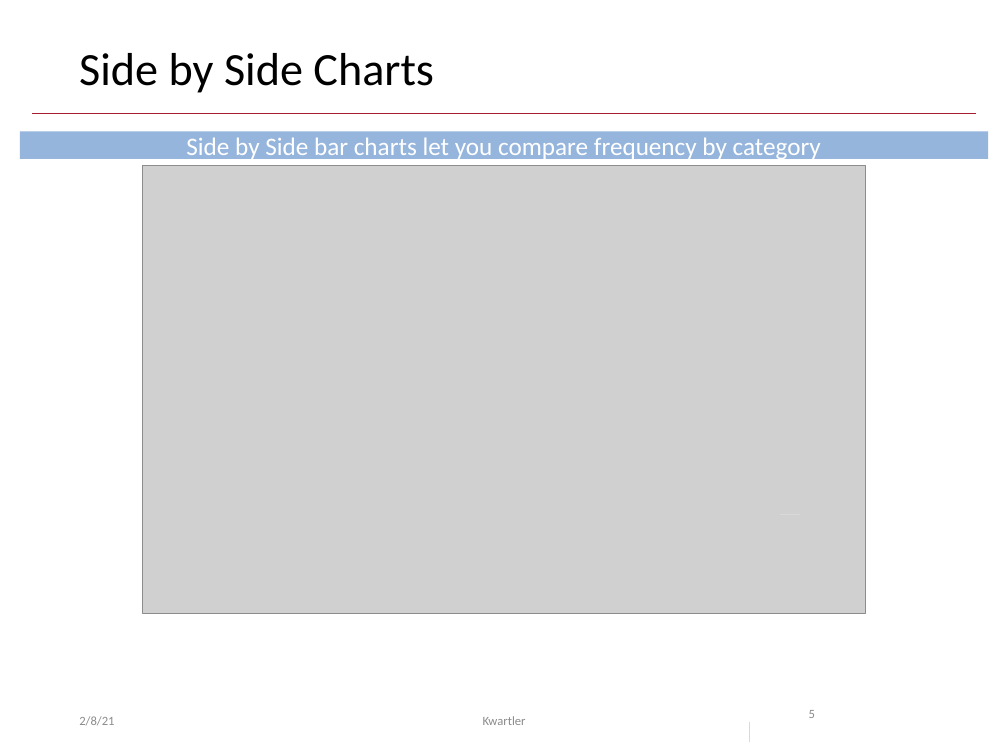
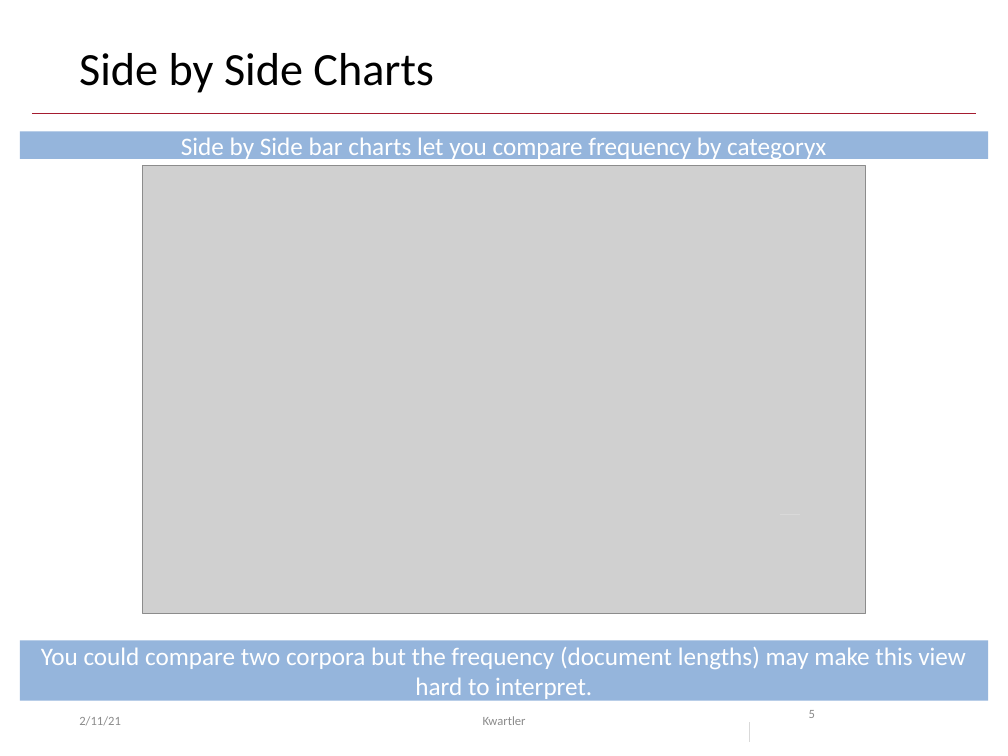
Before and after one commit to kwartler/Harvard_NLP_Student, a slide deck: slide 5 of lessons/C_PreProcessingTxt_BOW/Class3A_Freq_Assocs.pptx. Drawn at 1008x756 pixels with LibreOffice and Linux fonts; fonts in the diff are those of the drawing; grey boxes stand for pictures. Boxes give left, top, right and bottom in pixels: in the first picture for what was removed or moved away, otherwise in the second. Text is boxed around its words. In the diff, an @@ line names an element or a change of style, - is before the commit and + after.

```diff
--- a/lessons/C_PreProcessingTxt_BOW/Class3A_Freq_Assocs.pptx
+++ b/lessons/C_PreProcessingTxt_BOW/Class3A_Freq_Assocs.pptx
@@ text in rectangle at [181, 137, 826, 161]: text changed @@
-Side by Side bar charts let you compare frequency by category
+Side by Side bar charts let you compare frequency by categoryx
@@ rectangle added at [20, 640, 989, 701], fill #95B5DC, 18 pt, text #FFFFFF @@
+You could compare two corpora but the frequency (document lengths) may make this view hard to interpret.
@@ text at [79, 716, 121, 726]: text changed @@
-2/8/21
+2/11/21
```
Also in this commit, not shown: 16 other slides changed, 1 other file.
